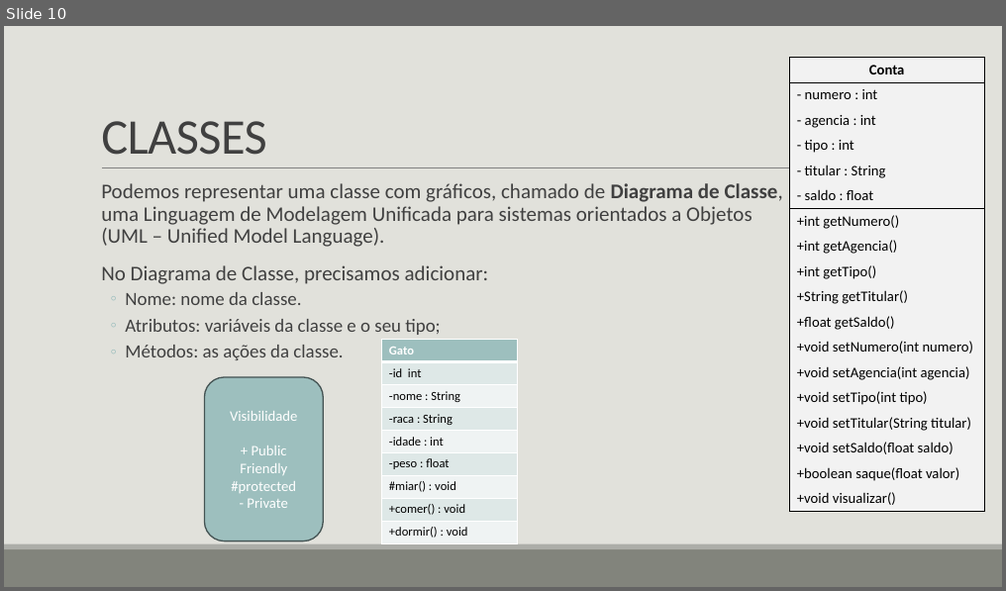
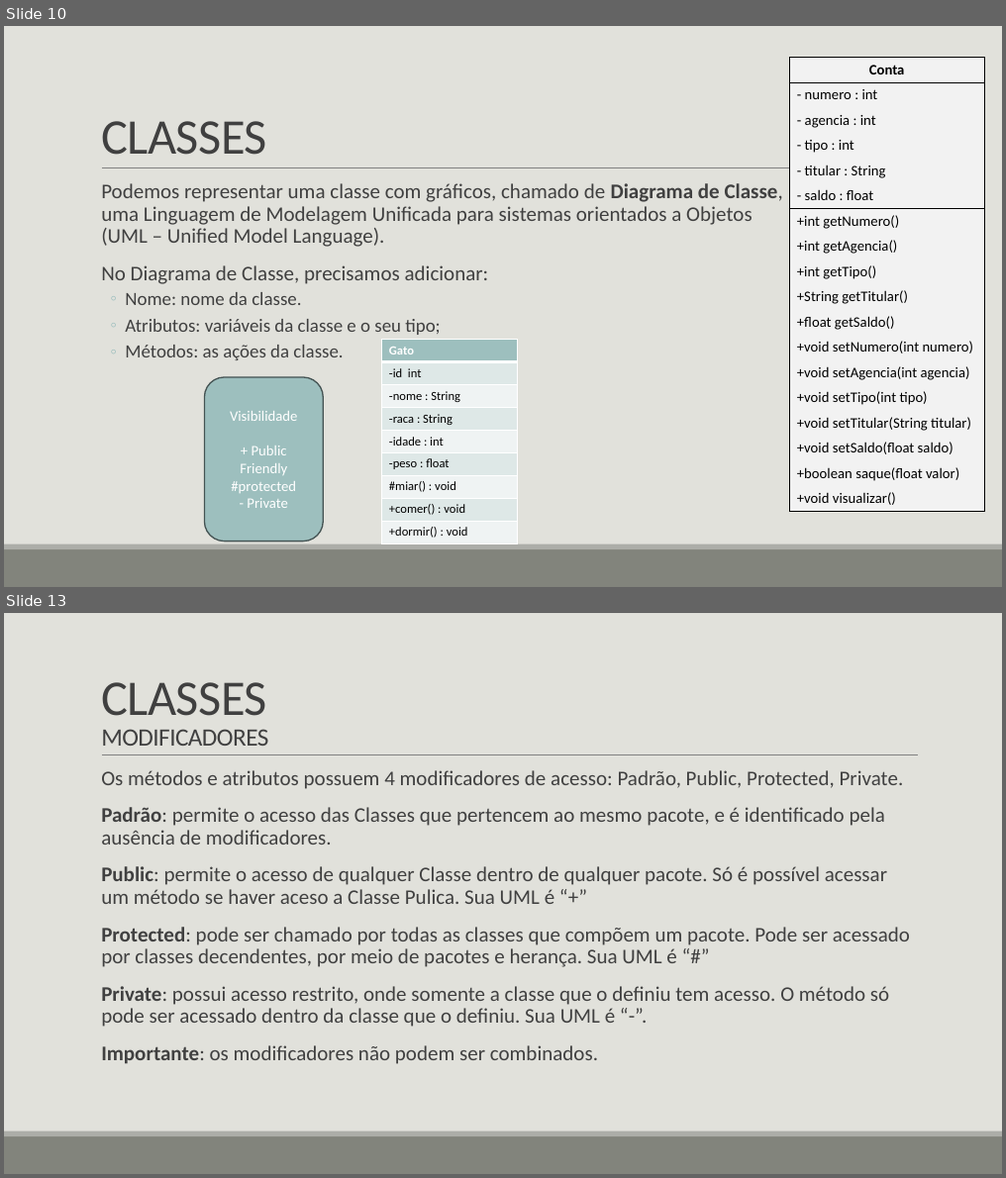
Before and after one commit to LucasHerculanoAmaro/Minhas-Aulas, a slide deck: Euripedes Simões de Paula/Java/Programação Orientada a Objetos/Programação Orientada a Objetos.pptx. Shown one above the other, each under a label of ours: slide 10 before the commit, slides 10 and 13 after it; the slides between them are not shown. The pictures are 1006x591 and 1006x1178 pixels, drawn with LibreOffice and Linux fonts; fonts in the diff are those of the drawing. Boxes give left, top, right and bottom in pixels: in the first picture for what was removed or moved away, otherwise in the second. Text is boxed around its words. In the diff, an @@ line names an element or a change of style, - is before the commit and + after.

```diff
--- a/Euripedes Simões de Paula/Java/Programação Orientada a Objetos/Programação Orientada a Objetos.pptx
+++ b/Euripedes Simões de Paula/Java/Programação Orientada a Objetos/Programação Orientada a Objetos.pptx
@@ slide 13 added at box(4, 613, 1002, 1174), background #E1E1DB; not listed: 3 template elements that a slide beside it also shows @@
@@ title added at box(101, 682, 268, 746), 24 pt, text #404040 @@
+CLASSES
+MODIFICADORES
@@ text added at box(101, 770, 910, 1064), 20 pt, text #404040 @@
+  Os métodos e atributos possuem 4 modificadores de acesso: Padrão, Public, Protected, Private.
+  Padrão: permite o acesso das Classes que pertencem ao mesmo pacote, e é identificado pela ausência de modificadores.
+  Public: permite o acesso de qualquer Classe dentro de qualquer pacote. Só é possível acessar um método se haver aceso a Classe Pulica. Sua UML é “+”
+  Protected: pode ser chamado por todas as classes que compõem um pacote. Pode ser acessado por classes decendentes, por meio de pacotes e herança. Sua UML é “#”
+  Private: possui acesso restrito, onde somente a classe que o definiu tem acesso. O método só pode ser acessado dentro da classe que o definiu. Sua UML é “-”.
+  Importante: os modificadores não podem ser combinados.
```
Also in this commit, not shown: 3 slides changed, 14 other slides added, 1 other file.
